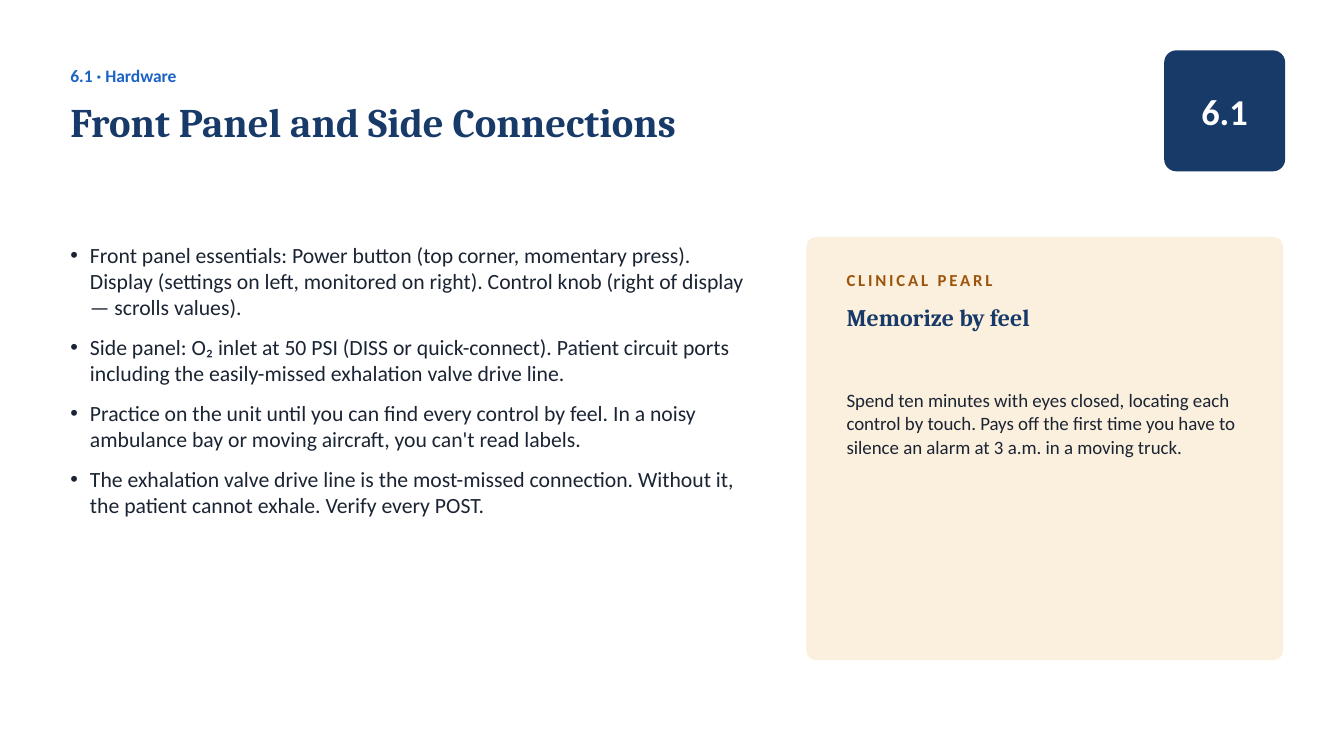
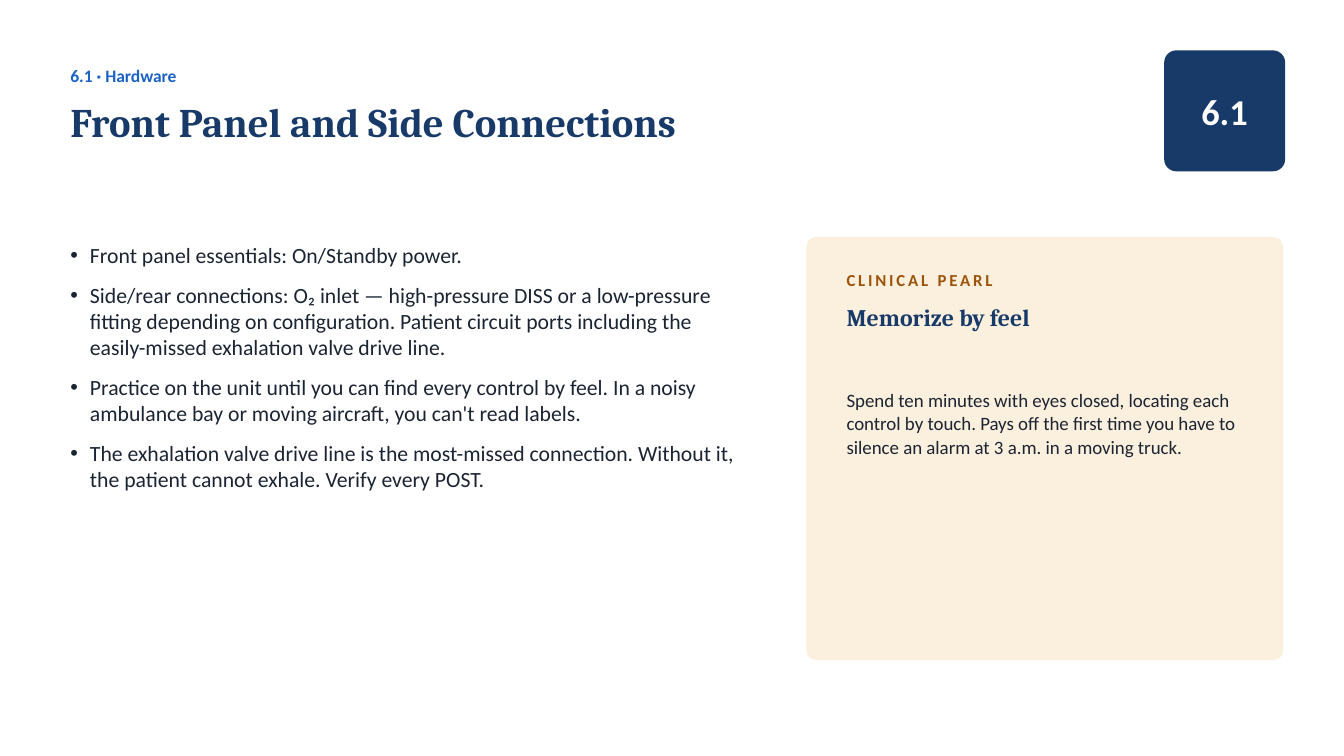
Before and after one commit to amr-kc-protocols/amr-kc-protocols, a slide deck: slide 3 of vta/slides/Module_6_LTV_1200_The_Platform_Tour.pptx. Drawn at 1344x756 pixels with LibreOffice and Linux fonts; fonts in the diff are those of the drawing. Boxes give left, top, right and bottom in pixels: in the first picture for what was removed or moved away, otherwise in the second. Text is boxed around its words. In the diff, an @@ line names an element or a change of style, - is before the commit and + after.

```diff
--- a/vta/slides/Module_6_LTV_1200_The_Platform_Tour.pptx
+++ b/vta/slides/Module_6_LTV_1200_The_Platform_Tour.pptx
@@ text at <box>90,248,711,359</box>: text changed @@
-• Front panel essentials: Power button (top corner, momentary press). Display (settings on left, monitored on right). Control knob (right of display — scrolls values).
-• Side panel: O₂ inlet at 50 PSI (DISS or quick-connect). Patient circuit ports including the easily-missed exhalation valve drive line.
+• Front panel essentials: On/Standby power.
+• Side/rear connections: O₂ inlet — high-pressure DISS or a low-pressure fitting depending on configuration. Patient circuit ports including the easily-missed exhalation valve drive line.
```
Also in this commit, not shown: 5 other slides changed, 11 other files.
